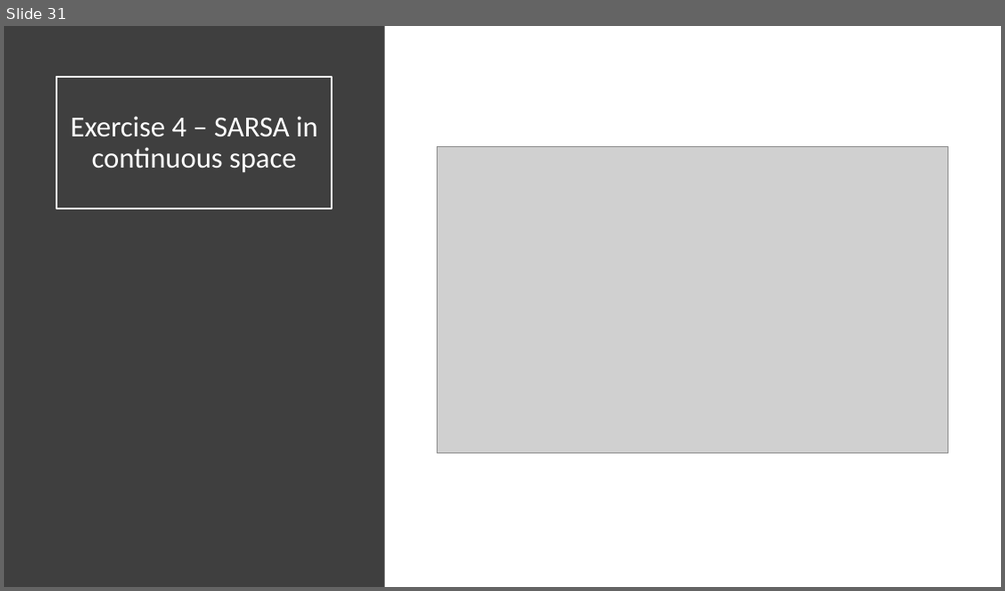
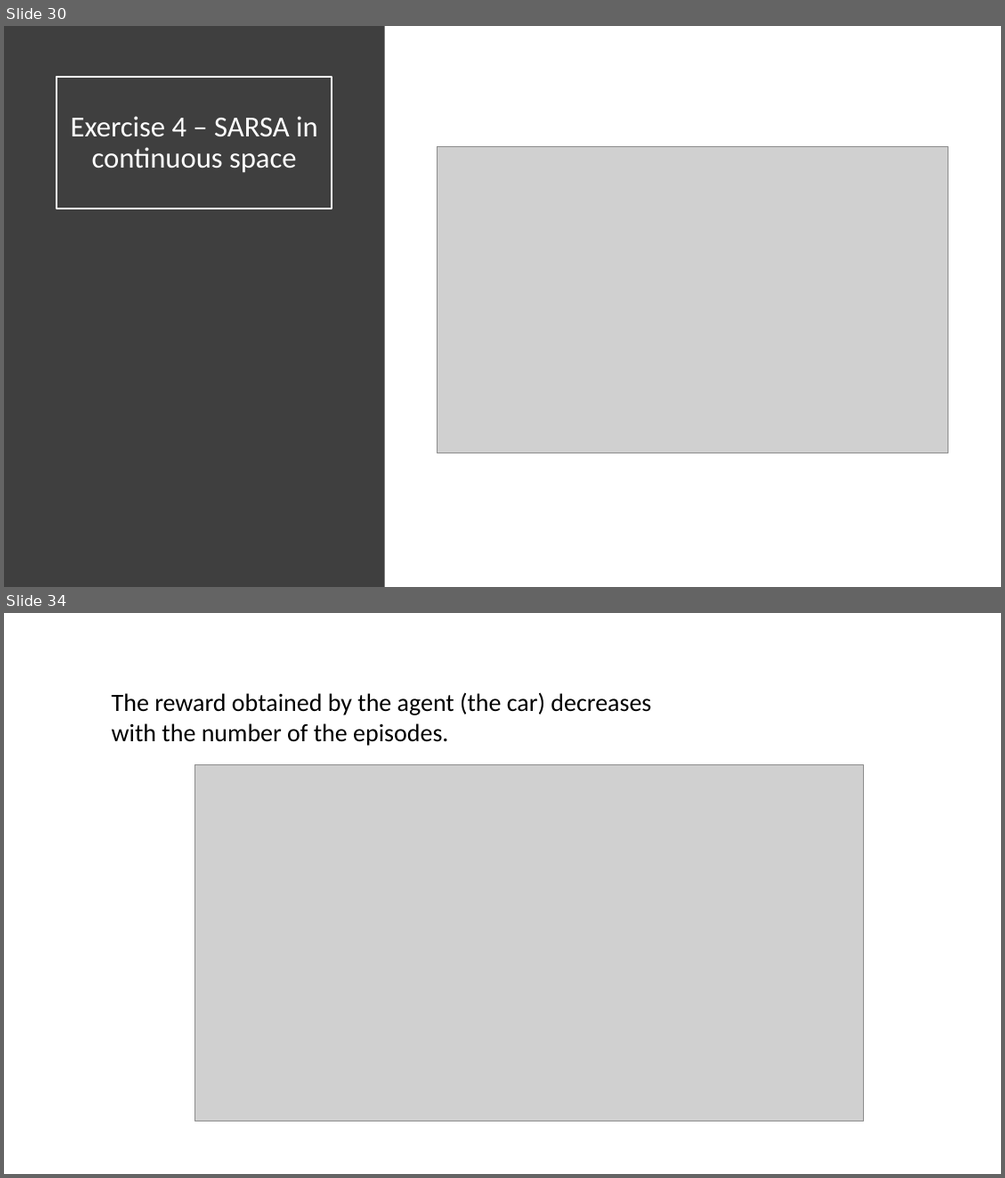
Before and after one commit to mpiffari/ReinforcementLearning2019, a slide deck: Presentation/SDU_SummerSchool_Presentation.pptx. Shown one above the other, each under a label of ours: slide 31 before the commit, slides 30 and 34 after it; the slides between them are not shown. The pictures are 1005x591 and 1005x1178 pixels, drawn with LibreOffice and Linux fonts; fonts in the diff are those of the drawing; grey boxes stand for pictures. Boxes give left, top, right and bottom in pixels: in the first picture for what was removed or moved away, otherwise in the second. Text is boxed around its words. In the diff, an @@ line names an element or a change of style, - is before the commit and + after.

```diff
--- a/Presentation/SDU_SummerSchool_Presentation.pptx
+++ b/Presentation/SDU_SummerSchool_Presentation.pptx
@@ slide 34 added at [4, 613, 1001, 1174], background #FFFFFF @@
@@ text added at [112, 692, 651, 746], 24 pt, text #000000 @@
+The reward obtained by the agent (the car) decreases
+with the number of the episodes.
@@ picture added at [194, 765, 863, 1121] @@
@@ what was slide 31 is now slide 30 @@
```
Also in this commit, not shown: 13 slides changed, 7 other slides added, 5 slides removed, 4 other files.
